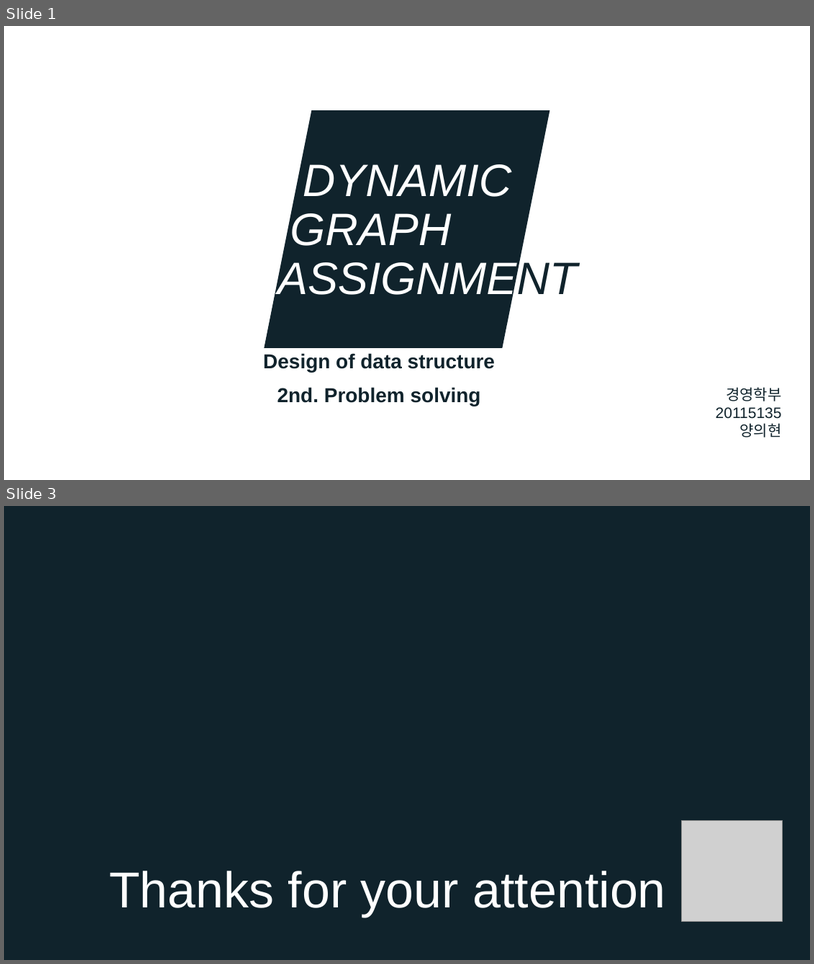
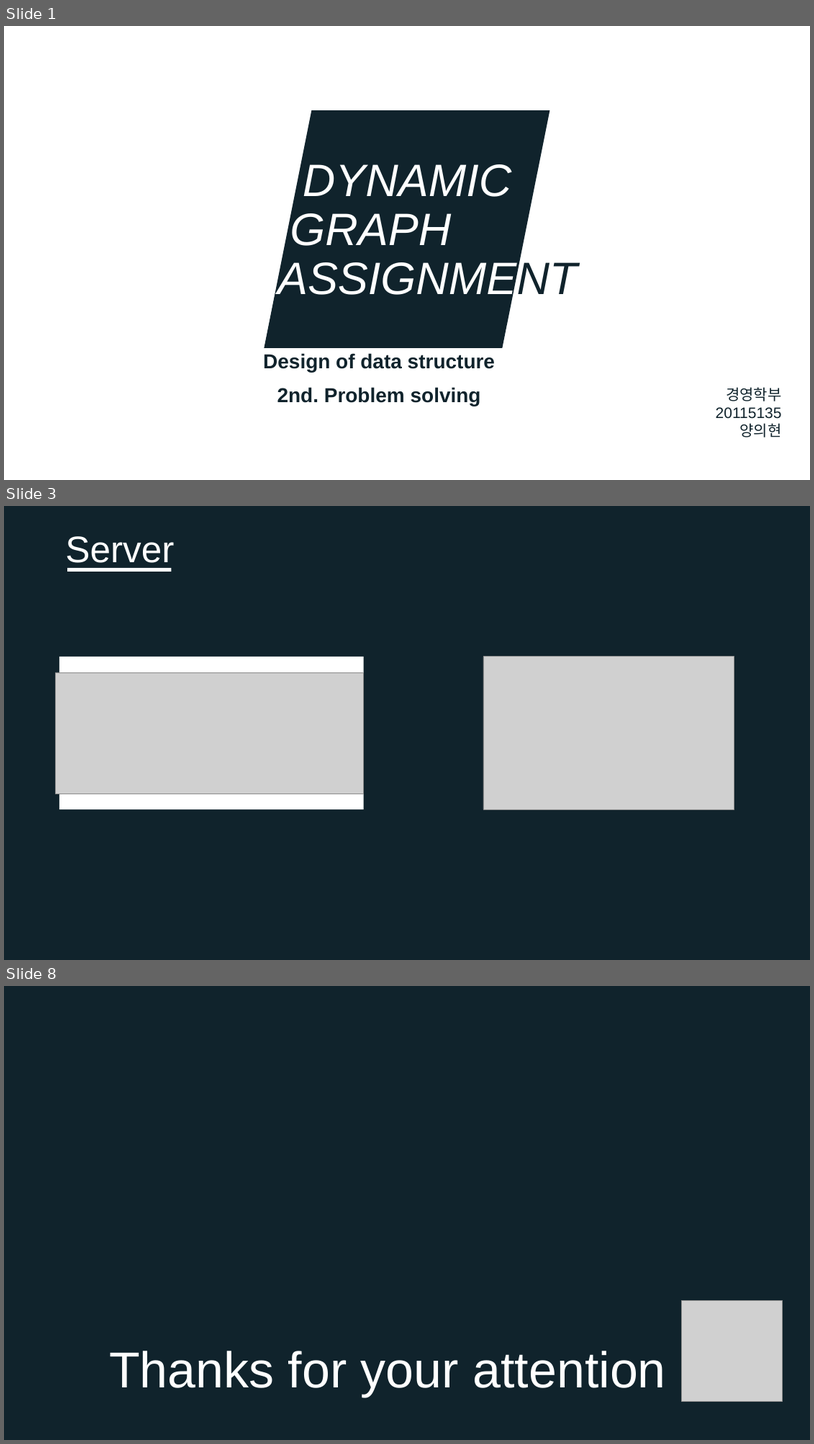
Before and after one commit to noahluftyang/data-structure-design-assignment, a slide deck: dynamic-graph/slides/2nd-dynamic-graph-problem-solving.pptx. Shown one above the other, each under a label of ours: slides 1 and 3 before the commit, slides 1, 3 and 8 after it; the slides between them are not shown. The pictures are 814x964 and 814x1444 pixels, drawn with LibreOffice and Linux fonts; fonts in the diff are those of the drawing; grey boxes stand for pictures. Boxes give left, top, right and bottom in pixels: in the first picture for what was removed or moved away, otherwise in the second. Text is boxed around its words. In the diff, an @@ line names an element or a change of style, - is before the commit and + after.

```diff
--- a/dynamic-graph/slides/2nd-dynamic-graph-problem-solving.pptx
+++ b/dynamic-graph/slides/2nd-dynamic-graph-problem-solving.pptx
@@ slide 3 added at (4, 506, 810, 960), background #FFFFFF @@
@@ rectangle added at (4, 506, 810, 960), fill #10232C @@
@@ title added at (65, 536, 174, 569), 44 pt, text #FFFFFF @@
+Server
@@ rectangle added at (67, 568, 172, 572), fill #FFFFFF @@
@@ rectangle added at (59, 656, 364, 810), fill #FFFFFF @@
@@ picture added at (484, 656, 735, 810) @@
@@ picture added at (55, 672, 364, 793) @@
@@ what was slide 3 is now slide 8 @@
```
Also in this commit, not shown: 5 other slides added, 1 slide removed, 3 other files.
